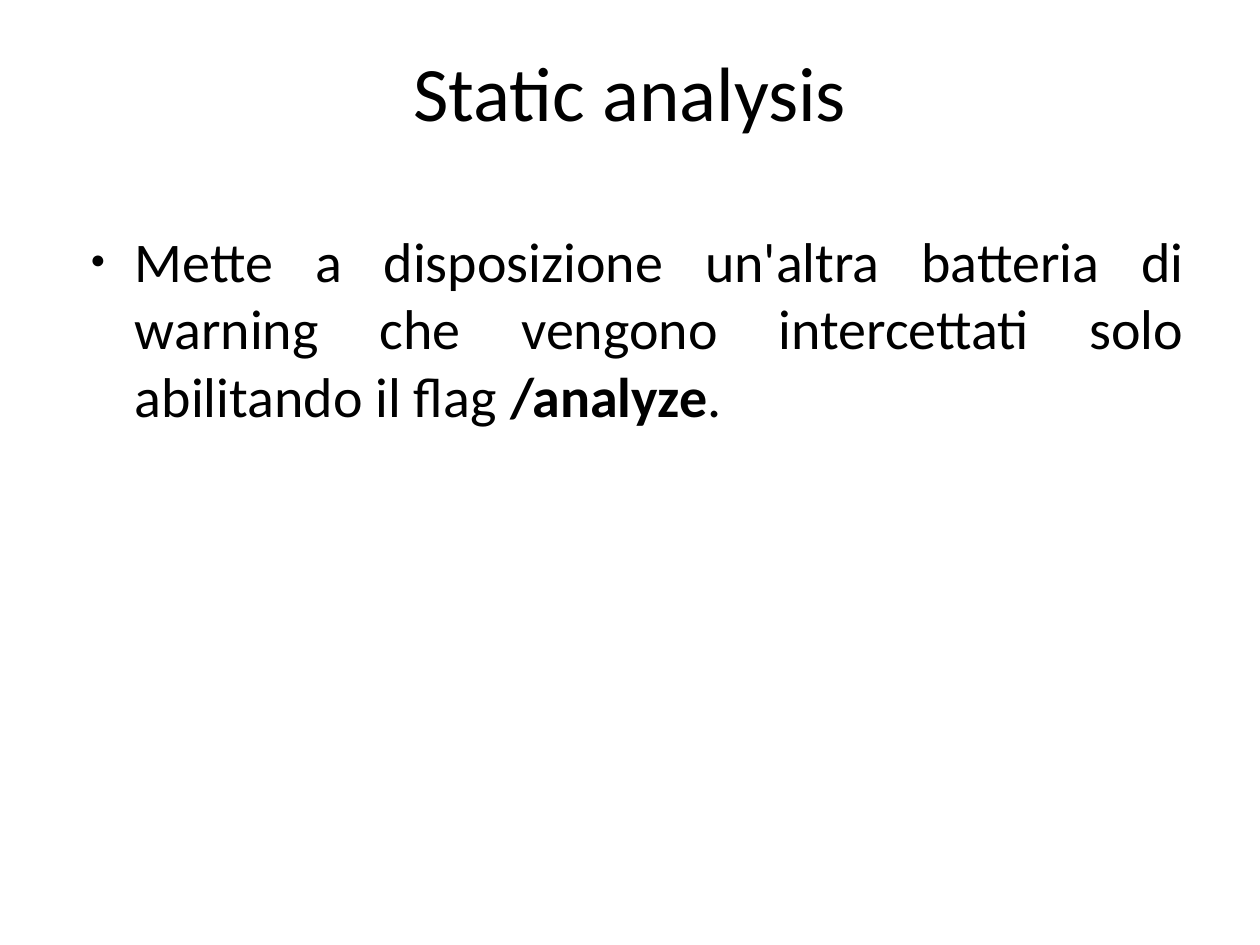
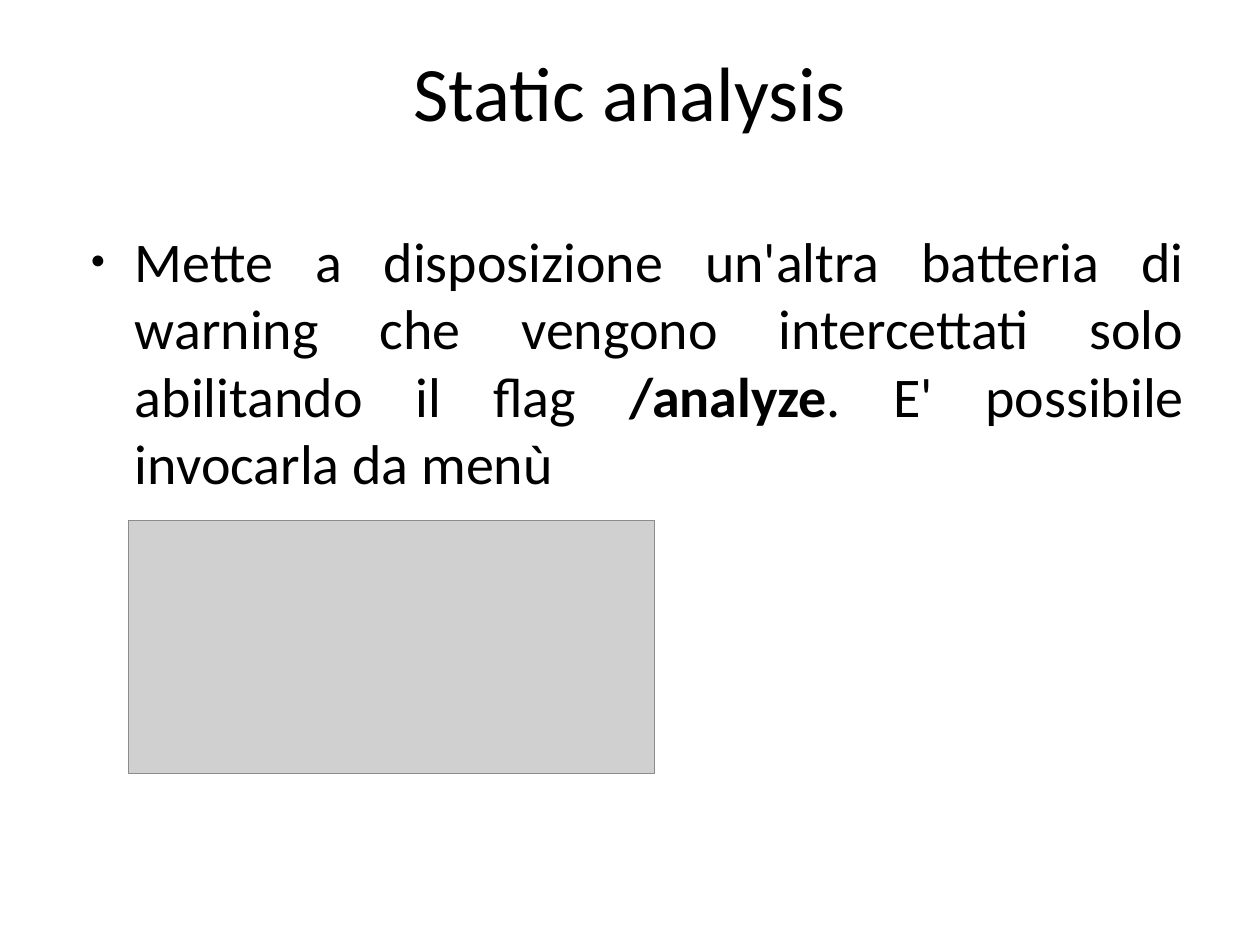
Before and after one commit to guidop/CDays14, a slide deck: slide 11 of CDays14.odp. Drawn at 1260x945 pixels with LibreOffice and Linux fonts; fonts in the diff are those of the drawing; grey boxes stand for pictures. Boxes give left, top, right and bottom in pixels: in the first picture for what was removed or moved away, otherwise in the second. Text is boxed around its words. In the diff, an @@ line names an element or a change of style, - is before the commit and + after.

```diff
--- a/CDays14.odp
+++ b/CDays14.odp
@@ text at [135,243,1184,485]: text changed @@
-● Mette a disposizione un'altra batteria di warning che vengono intercettati solo abilitando il flag /analyze.
+● Mette a disposizione un'altra batteria di warning che vengono intercettati solo abilitando il flag /analyze. E' possibile invocarla da menù
@@ picture added at [129,520,655,774] @@
```
Also in this commit, not shown: 4 other slides changed, 12 slides added, 27 slides removed, 10 other files.
